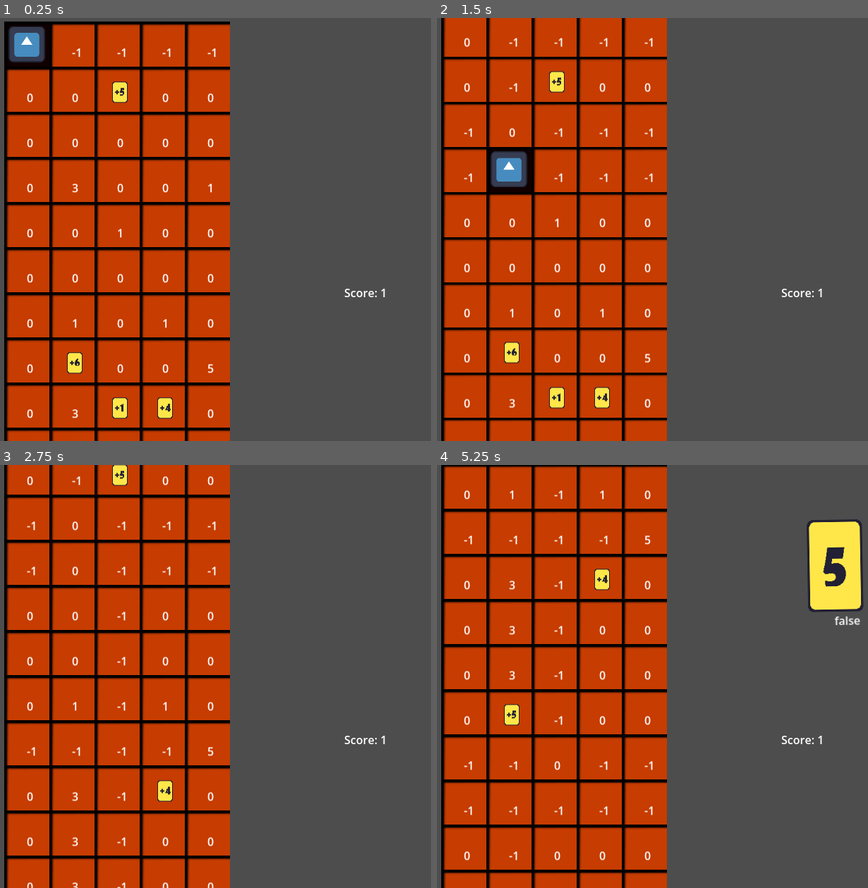
Above: before the commit, frames 1-4 (two rows, left to right).
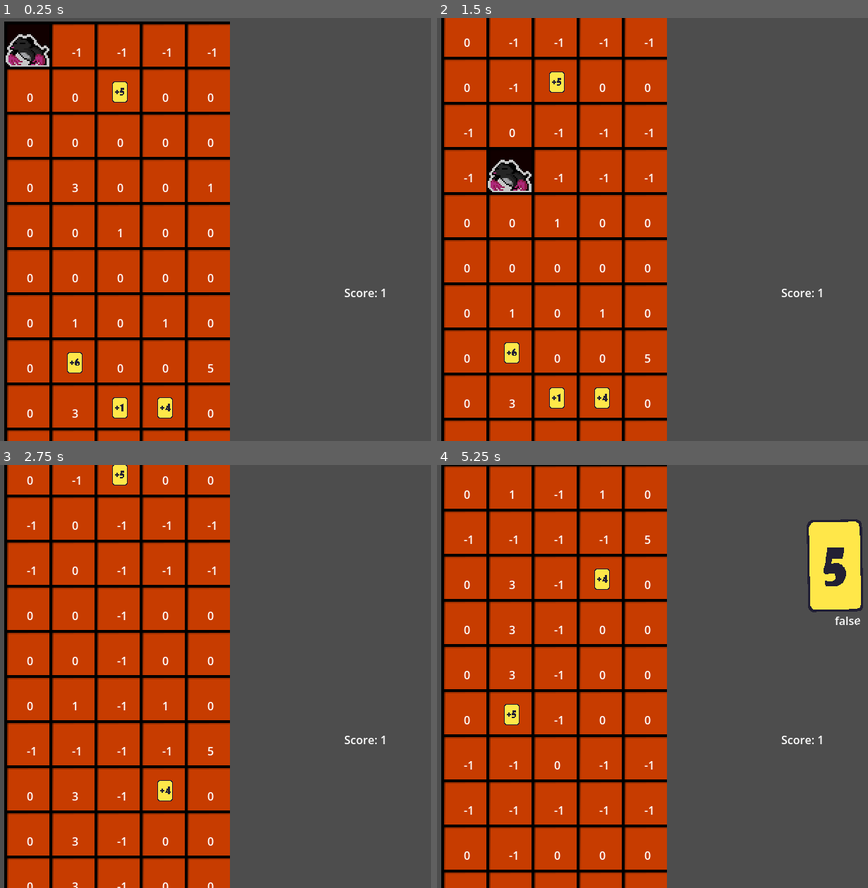
Above: after the commit, the same moments.

Repository: DogeMastr/GMTK2026
Game: Godot game, scene res://Scenes/Game/Game.tscn
The game is run twice, just before and just after one commit, with the same random seed, the same clock (stepped at 60 frames per second) and the same inputs. The engine's default icon, where the game draws it, is replaced by a stand-in: a white triangle on a blue panel in a dark square.
Inputs (mouse positions are in pixels of both pictures, inside the frame that each line leads up to):
- Up to frame 1 (0.25 s): no input
- Up to frame 2 (1.5 s): move the mouse to (811, 208) at 0.52 s; hold D (player_right) 0.53-1.25 s; tap 2 (2) at 0.6 s; click (811, 208) at 0.67 s; tap 3 (3) at 0.8 s; drag from (574, 250) to (462, 39) at 1.27 s
- Up to frame 3 (2.75 s): move the mouse to (306, 583) at 2.02 s; hold D (player_right) from 2.03 s (still down); tap 4 (4) at 2.1 s; click (306, 583) at 2.17 s; tap 5 (5) at 2.3 s
- Up to frame 4 (5.25 s): release D (player_right) at 2.75 s; drag from (656, 761) to (510, 473) at 2.77 s; move the mouse to (855, 739) at 3.52 s; hold A (player_left) 3.53-4.25 s; tap 1 (1) at 3.6 s; click (855, 739) at 3.67 s; tap 3 (3) at 3.8, 5.1 s; drag from (518, 613) to (553, 481) at 4.27 s; move the mouse to (712, 676) at 5.02 s; hold S (player_down) from 5.03 s (still down); click (712, 676) at 5.17 s

The runs differ from the first frame. In frame 1, 3.5% of the frame differs, in the area x 1-54%, y 1-100%; in frame 2, 3.5%, in the area x 1-54%, y 0-100%; in frame 3, 2.7%; in frame 4, 2.9%.

Commit message:
card hovering works

Diff:
--- a/Scenes/Card/card.gd
+++ b/Scenes/Card/card.gd
@@ -6,6 +6,7 @@
 var target_y
 var target_x
 var is_selected = false
+var has_mouse = false
 
 var sprite_offset_y = -64.0
 
@@ -25,21 +26,26 @@
 		$CardSprites.position.y = lerp($CardSprites.position.y, sprite_offset_y, 0.3)
 	$Label.text = str(is_selected)
 
+	if has_mouse and !is_selected:
+		var all_cards = get_tree().get_nodes_in_group("card")
+		var is_another_selected = false
+		for card in all_cards:
+			if card.is_selected:
+				is_another_selected = true
+		is_selected = !is_another_selected
+
+
 func set_target_position(x, y):
 	target_x = x
 	target_y = y
 
 
 func _on_mouse_entered() -> void:
-	var all_cards = get_tree().get_nodes_in_group("card")
-	var is_another_selected = false
-	for card in all_cards:
-		if card.is_selected:
-			is_another_selected = true
-	is_selected = !is_another_selected
+	has_mouse = true
 	pass # Replace with function body.
 
 
 func _on_mouse_exited() -> void:
+	has_mouse = false
 	is_selected = false
 	pass # Replace with function body.
--- a/Scenes/Mole/mole.tscn
+++ b/Scenes/Mole/mole.tscn
@@ -1,7 +1,11 @@
 [gd_scene format=3 uid="uid://0b8f5ap0awl4"]
 
 [ext_resource type="Script" uid="uid://yfqomrg5omlm" path="res://Scenes/Mole/mole.gd" id="1_ow5gg"]
-[ext_resource type="Texture2D" uid="uid://dhcwybhoxgwhe" path="res://icon.svg" id="2_k3iki"]
+[ext_resource type="Texture2D" uid="uid://byubto0p2phvv" path="res://Assets/Art/mole.png" id="2_ow5gg"]
+
+[sub_resource type="AtlasTexture" id="AtlasTexture_dh3lx"]
+atlas = ExtResource("2_ow5gg")
+region = Rect2(0, 0, 32, 32)
 
 [sub_resource type="RectangleShape2D" id="RectangleShape2D_qdslu"]
 size = Vector2(32, 32)
@@ -10,8 +14,8 @@
 script = ExtResource("1_ow5gg")
 
 [node name="Sprite2D" type="Sprite2D" parent="." unique_id=1899600202]
-scale = Vector2(0.4, 0.4)
-texture = ExtResource("2_k3iki")
+scale = Vector2(2, 2)
+texture = SubResource("AtlasTexture_dh3lx")
 
 [node name="CollisionShape2D" type="CollisionShape2D" parent="." unique_id=1715951690]
 shape = SubResource("RectangleShape2D_qdslu")
--- a/project.godot
+++ b/project.godot
@@ -90,4 +90,5 @@
 
 [rendering]
 
+textures/canvas_textures/default_texture_filter=0
 rendering_device/driver.windows="d3d12"
Not shown, changed: Assets/Art/mole.png.import
